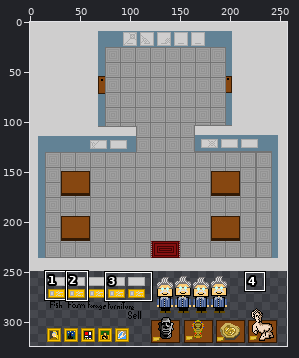
Sprite sheet: img/Museum.png. Above: a wide view before the commit, with the close-up outlined.
Close-up. Old version:
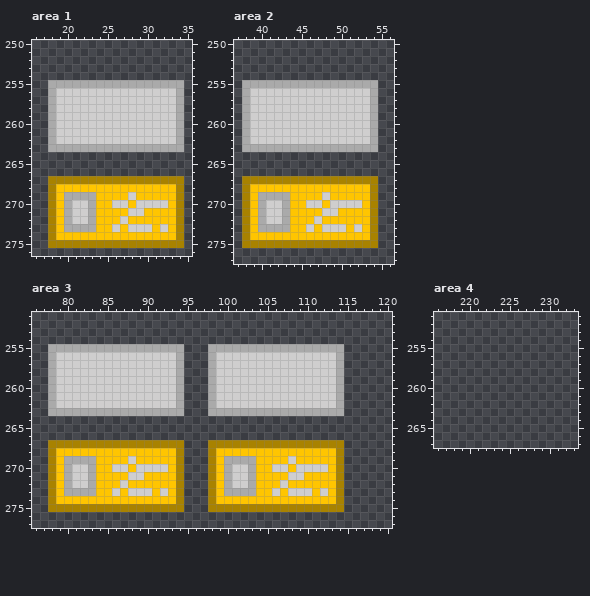
The file is 257x324 pixels. Colours within 5 levels of each other are drawn and written as one. Shown: area 1: x 16..35, y 250..276; area 2: x 37..56, y 250..277; area 3: x 76..120, y 251..277; area 4: x 216..233, y 251..267. The commit also changed other parts of the picture, which this record leaves out.
And afterwards:
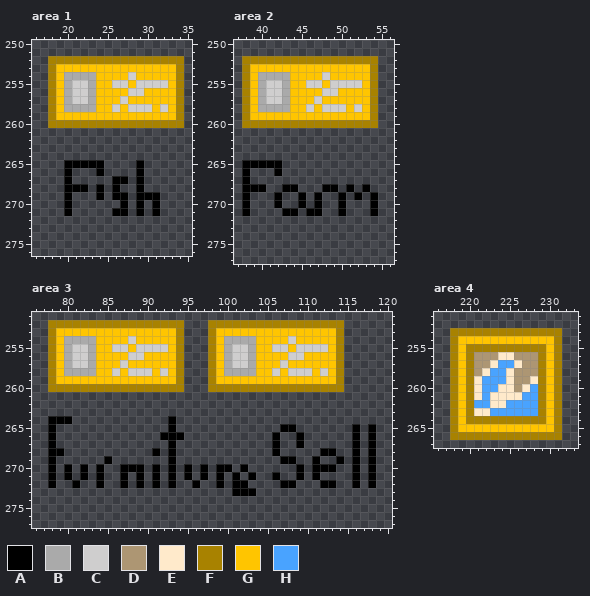
Palette (. is transparent): A #000000  B #aaaaaa  C #cfcece  D #ad9673  E #ffeacb  F #a88200  G #ffc500  H #49a3ff
Edits made:
Changed rows in their new state; - is an unchanged pixel.
Area 1:
first column x 18:
252 FFFFFFFFFFFFFFFFF
253 FGGGGGGGGGGGGGGGF
254 FGBBBBGGGGCGGGGGF
255 FG-CC-GGCCGCCCCGF
256 FGB--BGGGG--GGGGF
257 FGB--BGGG-GGGGGGF
258 FGBBBBGG-G---G-GF
259 FGGGGGGGGGGGGGGGF
260 FFFFFFFFFFFFFFFFF
261 .................
262 .................
263 .................
265 --AAAAA----A-----
266 --A---A----A-----
267 ..A.....AA.A.....
268 ..AAA.A.A..A.....
269 ..A...A.AA.AAA...
270 ..A......A.A.A...
271 ..A.....AA.A.A...
272 .................
273 .................
274 .................
275 .................
Area 2:
first column x 38:
252 FFFFFFFFFFFFFFFFF
253 FGGGGGGGGGGGGGGGF
254 FGBBBBGGGGCGGGGGF
255 FG-CC-GGCCGCCCCGF
256 FGB--BGGGG--GGGGF
257 FGB--BGGG-GGGGGGF
258 FGBBBBGG-G---G-GF
259 FGGGGGGGGGGGGGGGF
260 FFFFFFFFFFFFFFFFF
261 .................
262 .................
263 .................
265 AAAAA------------
266 A---A------------
267 A................
268 AAA..AA...AA.A.A.
269 A...A..A.A..A.A.A
270 A...A..A.A..A...A
271 A....AA.AA..A...A
272 .................
273 .................
274 .................
275 .................
Area 3:
first column x 78:
252 FFFFFFFFFFFFFFFFF---FFFFFFFFFFFFFFFFF----
253 FGGGGGGGGGGGGGGGF---FGGGGGGGGGGGGGGGF----
254 FGBBBBGGGGCGGGGGF---FGBBBBGGGGCGGGGGF----
255 FG-CC-GGCCGCCCCGF---FG-CC-GGCCGCCCCGF----
256 FGB--BGGGG--GGGGF---FGB--BGGGG--GGGGF----
257 FGB--BGGG-GGGGGGF---FGB--BGGG-GGGGGGF----
258 FGBBBBGG-G---G-GF---FGBBBBGG-G---G-GF----
259 FGGGGGGGGGGGGGGGF---FGGGGGGGGGGGGGGGF----
260 FFFFFFFFFFFFFFFFF---FFFFFFFFFFFFFFFFF----
261 .................---.................----
262 .................---.................----
263 .................---.................----
264 AAA------------A-------------------------
265 A--------------A-------------AA-------A-A
266 A-------------AAA-----------A--A------A-A
267 A..............A.---........A..A.....-A-A
268 AA...........A.A.---........A.....AA.-A-A
269 A......A.......A.---.........AA..A..A-A-A
270 A.A.A.A..AAA.A.A.A-A.AA.A......A.AAA.-A-A
271 A.A.A.A..A.A.A.A.A-A.A.A.A..A..A.A...-A-A
272 A..A..A..A.A.A.A.-A-.A.AA....AA...AA.-A-A
273 .................---...AAA...........----
274 .................---.................----
275 .................---.................----
Area 4:
first column x 218:
253 FFFFFFFFFFFFFF
254 FGGGGGGGGGGGGF
255 FGFFFFFFFFFFGF
256 FGFDDDEEDDDFGF
257 FGFDDEHHEDDFGF
258 FGFDEHHEDDDFGF
259 FGFEHHHEDDEFGF
260 FGFEHHEEDEHFGF
261 FGFEHEEEEHHFGF
262 FGFHHEEHHHHFGF
263 FGFEEHHHHHHFGF
264 FGFFFFFFFFFFGF
265 FGGGGGGGGGGGGF
266 FFFFFFFFFFFFFF
